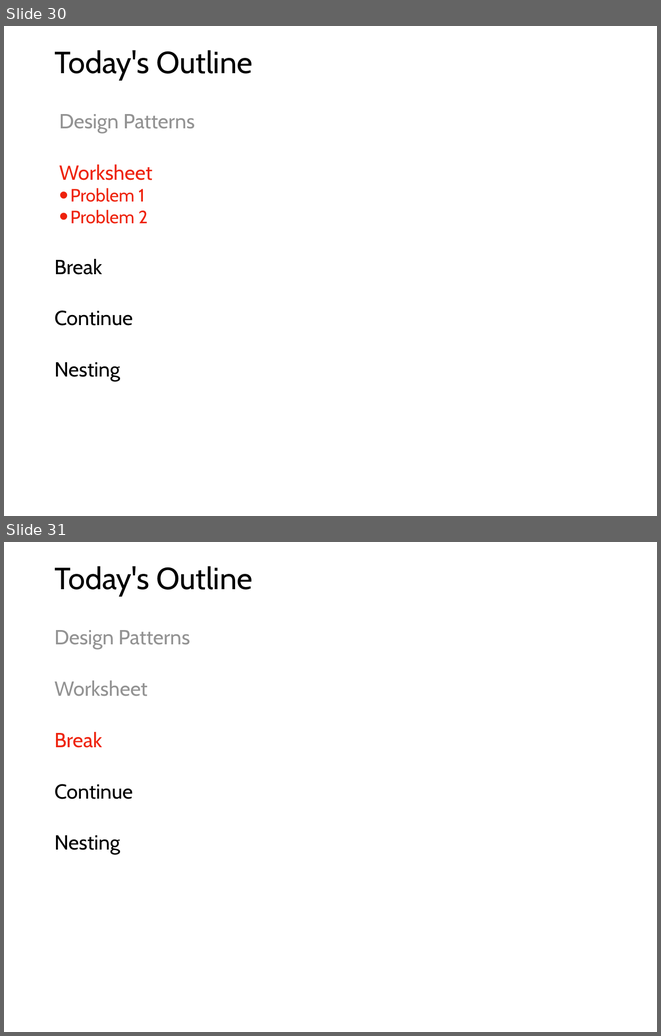
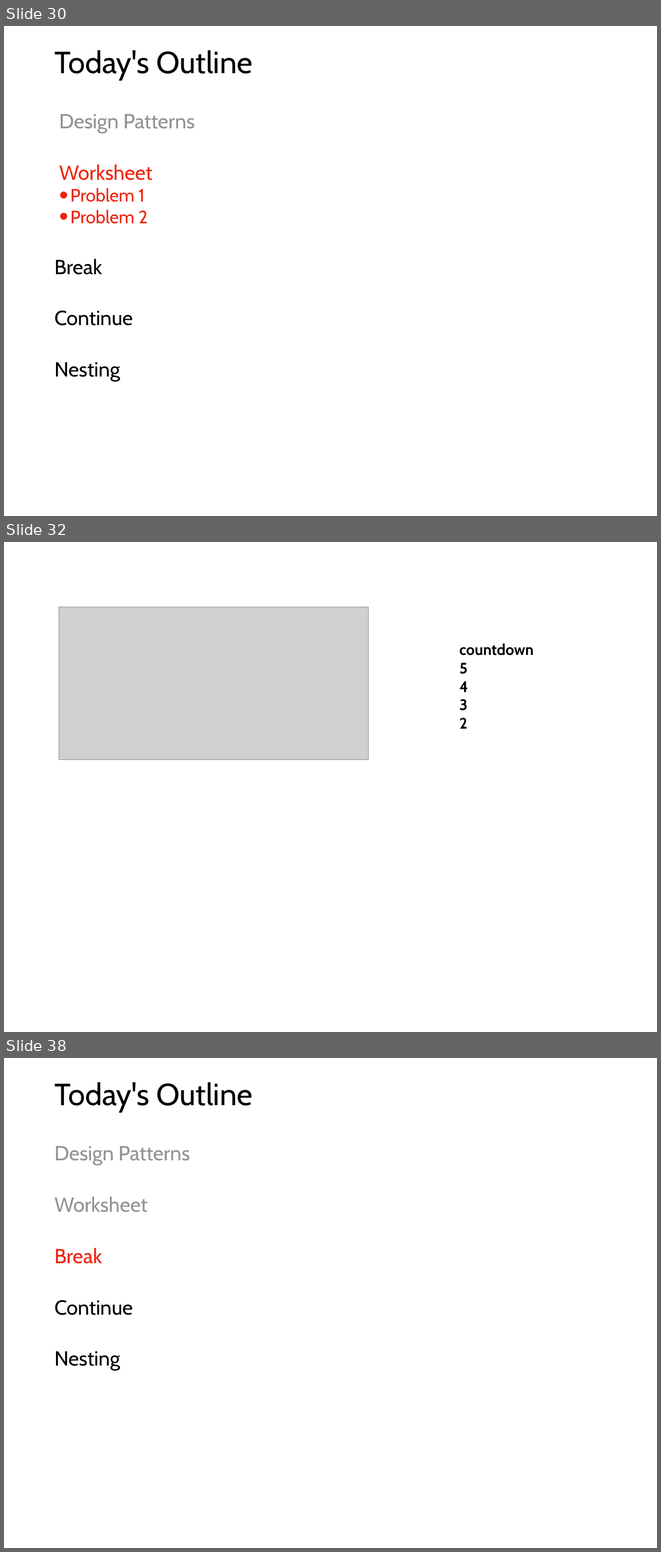
Before and after one commit to tylerharter/caraza-harter-com, a slide deck: tyler/meena/cs220/f20/materials/lec_12_F20.ppt. Shown one above the other, each under a label of ours: slides 30 and 31 before the commit, slides 30, 32 and 38 after it; the slides between them are not shown. The pictures are 661x1036 and 661x1552 pixels, drawn with LibreOffice and Linux fonts; fonts in the diff are those of the drawing; grey boxes stand for pictures. Boxes give left, top, right and bottom in pixels: in the first picture for what was removed or moved away, otherwise in the second. Text is boxed around its words. In the diff, an @@ line names an element or a change of style, - is before the commit and + after.

```diff
--- a/tyler/meena/cs220/f20/materials/lec_12_F20.ppt
+++ b/tyler/meena/cs220/f20/materials/lec_12_F20.ppt
@@ slide 32 added at (x1=4, y1=542, x2=657, y2=1032), background #FFFFFF @@
@@ picture added at (x1=59, y1=607, x2=368, y2=760) @@
@@ text added at (x1=459, y1=643, x2=533, y2=729), 24 pt, text #000000, bold @@
+countdown
+5
+4
+3
+2
@@ what was slide 31 is now slide 38 @@
```
Also in this commit, not shown: 2 slides changed, 14 other slides added.
